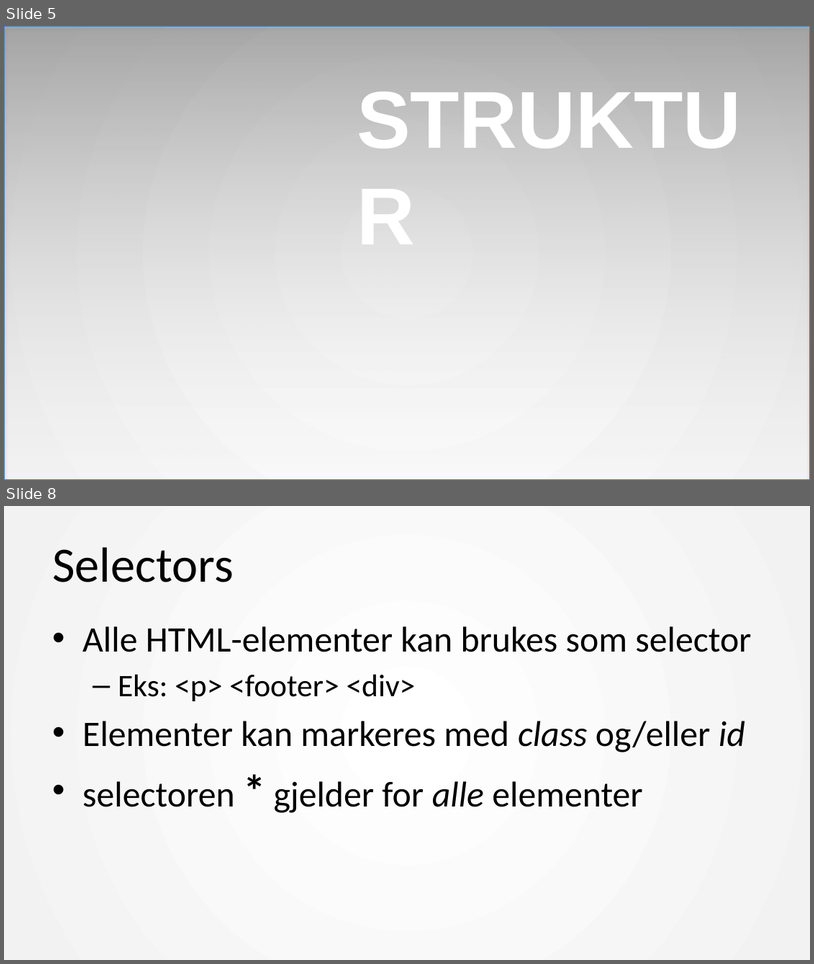
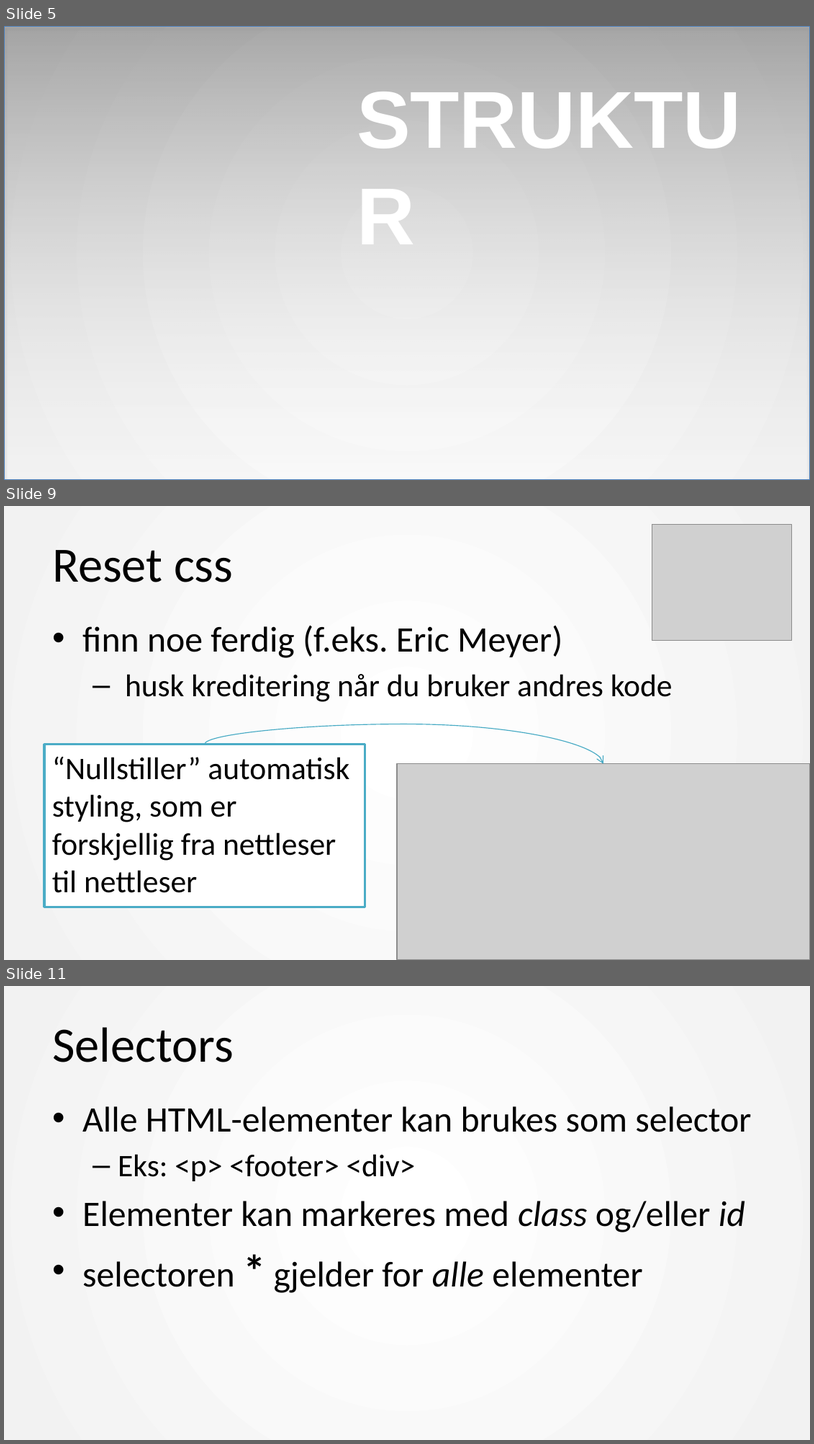
Before and after one commit to mesan/css-kurs, a slide deck: Foiler/1. CSS basic.pptx. Shown one above the other, each under a label of ours: slides 5 and 8 before the commit, slides 5, 9 and 11 after it; the slides between them are not shown. The pictures are 814x964 and 814x1444 pixels, drawn with LibreOffice and Linux fonts; fonts in the diff are those of the drawing; grey boxes stand for pictures; background and template pictures are left out; a plain dark background stands for a picture behind light text. Boxes give left, top, right and bottom in pixels: in the first picture for what was removed or moved away, otherwise in the second. Text is boxed around its words. In the diff, an @@ line names an element or a change of style, - is before the commit and + after.

```diff
--- a/Foiler/1. CSS basic.pptx
+++ b/Foiler/1. CSS basic.pptx
@@ slide 9 added at (4, 506, 810, 960), background #FFFFFF; not listed: 1 template element that a slide beside it also shows @@
@@ picture added at (652, 525, 792, 641) @@
@@ title added at (52, 550, 233, 582), 44 pt, text #000000 @@
+Reset css
@@ text added at (82, 625, 673, 702), 28 pt, text #000000 @@
+• finn noe ferdig (f.eks. Eric Meyer)
+  – husk kreditering når du bruker andres kode
@@ curved arrow added from (205, 744) to (604, 763), #46AAC5 0.75 pt @@
@@ rectangle added at (44, 744, 365, 907), fill #FFFFFF, outline #4BACC6 2 pt, 28 pt, text #000000 @@
+“Nullstiller” automatisk styling, som er forskjellig fra nettleser til nettleser
@@ picture added at (398, 763, 810, 959) @@
@@ what was slide 8 is now slide 11 @@
```
Also in this commit, not shown: 2 slides changed, 3 other slides added, 1 slide removed.
